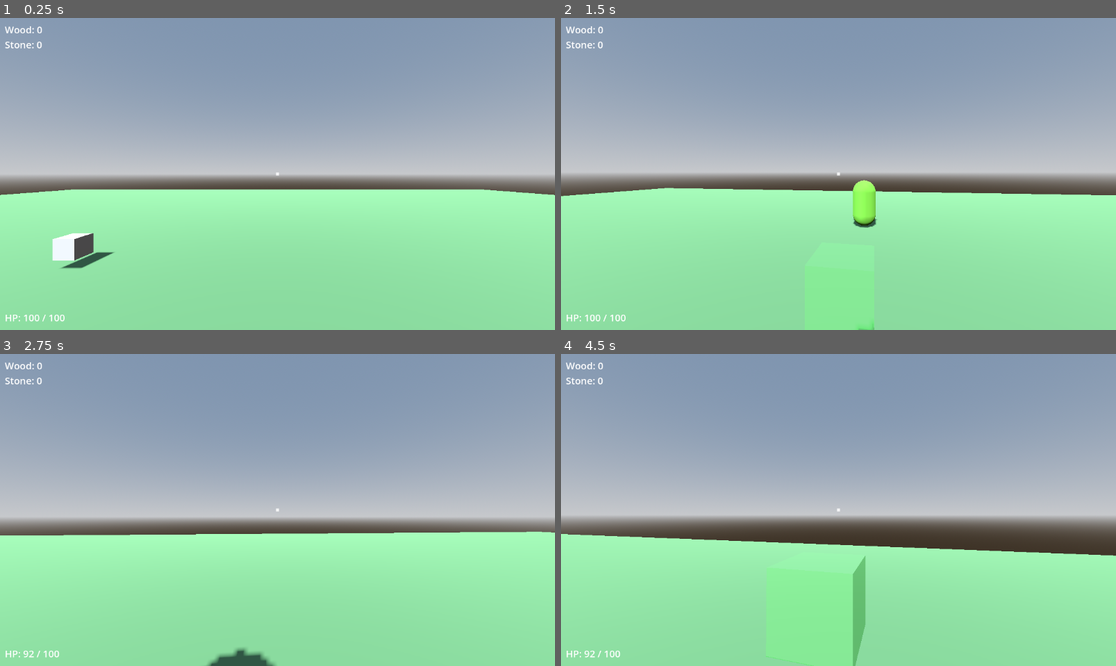
Above: before the commit, frames 1-4 (two rows, left to right).
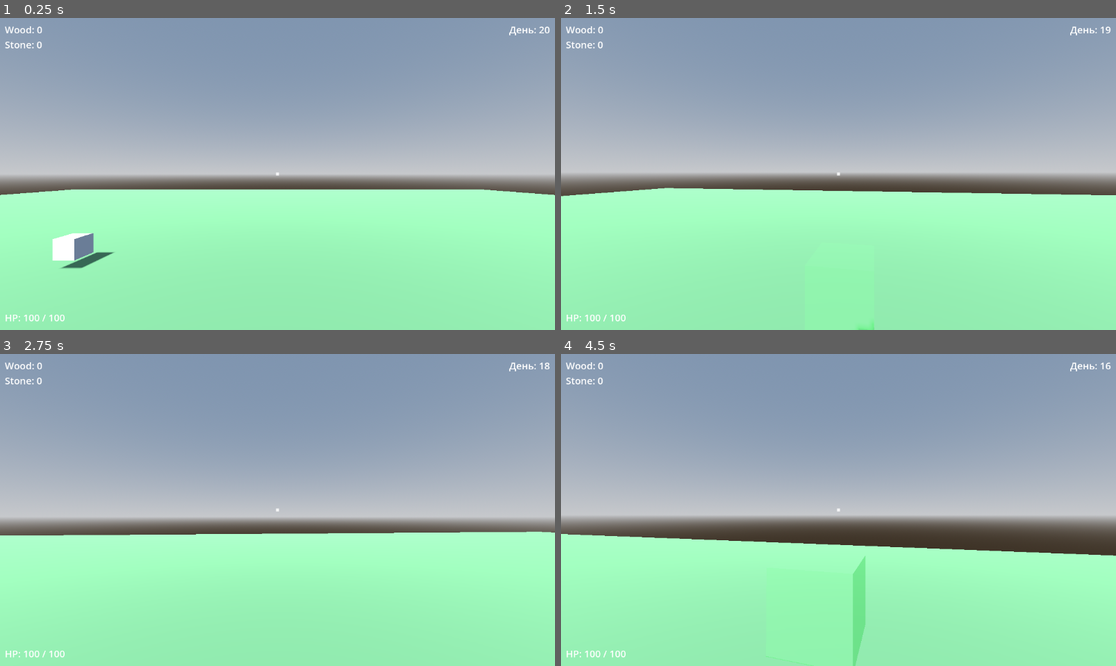
Above: after the commit, the same moments.

Repository: kem4ikkk/ubeziche
Game: Godot game, scene res://scenes/main.tscn
Same seed, same stepped clock (60 frames per second), same inputs: the game is played once before the commit and once after it.
Inputs (mouse positions are in pixels of both pictures, inside the frame that each line leads up to):
- Up to frame 1 (0.25 s): no input
- Up to frame 2 (1.5 s): tap Enter at 0.5 s; move the mouse to (866, 174) at 0.52 s; hold W from 0.53 s (still down); tap B at 0.6 s; click (866, 174) at 0.67 s; tap Space at 0.77 s; move the mouse to (810, 174) at 1.27 s; tap C at 1.35 s
- Up to frame 3 (2.75 s): keep holding W; tap Space at 1.52 s; move the mouse to (288, 503) at 2.02 s; tap B at 2.1 s
- Up to frame 4 (4.5 s): keep holding W; move the mouse to (832, 516) at 2.77 s; tap C at 2.85, 4.35 s; click (832, 516) at 2.92 s; tap Space at 3.02, 3.77 s; move the mouse to (877, 513) at 3.52 s; tap B at 3.6 s; move the mouse to (794, 506) at 4.27 s

The runs differ from the first frame. In frame 1, 0.3% of the frame differs, in the area x 13-99%, y 2-78%; in frame 2, 0.7%; in frame 3, 0.7%; in frame 4, 0.8%, in the area x 4-99%, y 2-100%.

Commit message:
Добавлен цикл день/ночь (Этап 3.6)
DayNightCycle: таймер фаз день/ночь, плавная смена освещения
(DirectionalLight3D + ambient_light_*), волна зомби стартует с
наступлением ночи. WaveManager.start_wave() теперь публичный и
вызывается извне (раньше волны запускались сами при старте сцены).
HUD показывает текущую фазу и оставшееся время.

Заодно исправлена гонка при смерти игрока: zombie.gd падал с ошибками
get_global_transform/body_test_motion из-за reload_current_scene()
посреди физического шага — теперь перезагрузка сцены отложена.

Diff:
--- a/scenes/hud.tscn
+++ b/scenes/hud.tscn
@@ -39,3 +39,16 @@
 offset_bottom = -10.0
 text = "HP: 100 / 100"
 theme_override_font_sizes/font_size = 20
+
+[node name="PhaseLabel" type="Label" parent="."]
+anchor_left = 1.0
+anchor_top = 0.0
+anchor_right = 1.0
+anchor_bottom = 0.0
+offset_left = -160.0
+offset_top = 10.0
+offset_right = -10.0
+offset_bottom = 40.0
+horizontal_alignment = 2
+text = "День: 20"
+theme_override_font_sizes/font_size = 20
--- a/scenes/main.tscn
+++ b/scenes/main.tscn
@@ -1,10 +1,11 @@
-[gd_scene load_steps=12 format=3]
+[gd_scene load_steps=13 format=3]
 
 [ext_resource type="PackedScene" path="res://scenes/player.tscn" id="1_player"]
 [ext_resource type="PackedScene" path="res://scenes/zombie.tscn" id="2_zombie"]
 [ext_resource type="PackedScene" path="res://scenes/hud.tscn" id="3_hud"]
 [ext_resource type="Script" path="res://scripts/wave_manager.gd" id="4_wave"]
 [ext_resource type="PackedScene" path="res://scenes/resource_pickup.tscn" id="5_pickup"]
+[ext_resource type="Script" path="res://scripts/day_night_cycle.gd" id="6_daynight"]
 
 [sub_resource type="ProceduralSkyMaterial" id="ProceduralSkyMaterial_1"]
 
@@ -14,7 +15,7 @@
 [sub_resource type="Environment" id="Environment_1"]
 background_mode = 2
 sky = SubResource("Sky_1")
-ambient_light_source = 3
+ambient_light_source = 2
 tonemap_mode = 2
 
 [sub_resource type="PlaneMesh" id="PlaneMesh_1"]
@@ -52,6 +53,14 @@
 script = ExtResource("4_wave")
 zombie_scene = ExtResource("2_zombie")
 
+[node name="DayNightCycle" type="Node" parent="."]
+script = ExtResource("6_daynight")
+day_duration = 20.0
+night_duration = 15.0
+directional_light_path = NodePath("../DirectionalLight3D")
+world_environment_path = NodePath("../WorldEnvironment")
+wave_manager_path = NodePath("../WaveManager")
+
 [node name="SpawnPoints" type="Node3D" parent="WaveManager"]
 
 [node name="Spawn1" type="Marker3D" parent="WaveManager/SpawnPoints"]
--- /dev/null
+++ b/scripts/day_night_cycle.gd
@@ -0,0 +1,90 @@
+extends Node
+
+## Цикл день/ночь (Этап 3.6).
+## Чередует фазы "день" и "ночь": плавно меняет освещение и запускает
+## волну зомби с наступлением ночи.
+
+signal phase_changed(is_night: bool)
+
+@export var day_duration: float = 20.0
+@export var night_duration: float = 15.0
+@export var transition_duration: float = 2.0
+
+@export var directional_light_path: NodePath
+@export var world_environment_path: NodePath
+@export var wave_manager_path: NodePath
+
+const DAY_LIGHT_ENERGY := 1.0
+const NIGHT_LIGHT_ENERGY := 0.1
+const DAY_LIGHT_COLOR := Color(1.0, 1.0, 1.0)
+const NIGHT_LIGHT_COLOR := Color(0.4, 0.45, 0.7)
+const DAY_AMBIENT_COLOR := Color(0.6, 0.7, 0.85)
+const NIGHT_AMBIENT_COLOR := Color(0.05, 0.05, 0.15)
+const DAY_AMBIENT_ENERGY := 1.0
+const NIGHT_AMBIENT_ENERGY := 0.2
+
+var is_night: bool = false
+
+var _phase_time: float = 0.0
+var _transition_t: float = 1.0  # 0..1 — прогресс перехода освещения
+
+@onready var _light: DirectionalLight3D = get_node(directional_light_path)
+@onready var _env: Environment = (get_node(world_environment_path) as WorldEnvironment).environment
+@onready var _wave_manager: Node = get_node(wave_manager_path)
+
+
+func _ready() -> void:
+	add_to_group("day_night_cycle")
+	_apply_phase(false, true)
+
+
+func _process(delta: float) -> void:
+	_phase_time += delta
+
+	if _transition_t < 1.0:
+		_transition_t = minf(_transition_t + delta / transition_duration, 1.0)
+		_update_lighting()
+
+	var duration := night_duration if is_night else day_duration
+	if _phase_time >= duration:
+		_phase_time = 0.0
+		_apply_phase(not is_night, false)
+
+
+## Сколько секунд осталось до конца текущей фазы.
+func get_phase_time_left() -> float:
+	var duration := night_duration if is_night else day_duration
+	return duration - _phase_time
+
+
+func _apply_phase(night: bool, instant: bool) -> void:
+	is_night = night
+	_transition_t = 1.0 if instant else 0.0
+	if instant:
+		_update_lighting()
+	phase_changed.emit(is_night)
+
+	if is_night:
+		print("Наступила ночь — волна зомби!")
+		if _wave_manager.has_method("start_wave"):
+			_wave_manager.start_wave()
+	else:
+		print("Наступил день")
+
+
+func _update_lighting() -> void:
+	var t := _transition_t
+	# Интерполируем от значений предыдущей фазы к значениям новой (is_night) фазы.
+	var from_light_energy := DAY_LIGHT_ENERGY if is_night else NIGHT_LIGHT_ENERGY
+	var to_light_energy := NIGHT_LIGHT_ENERGY if is_night else DAY_LIGHT_ENERGY
+	var from_light_color := DAY_LIGHT_COLOR if is_night else NIGHT_LIGHT_COLOR
+	var to_light_color := NIGHT_LIGHT_COLOR if is_night else DAY_LIGHT_COLOR
+	var from_ambient_color := DAY_AMBIENT_COLOR if is_night else NIGHT_AMBIENT_COLOR
+	var to_ambient_color := NIGHT_AMBIENT_COLOR if is_night else DAY_AMBIENT_COLOR
+	var from_ambient_energy := DAY_AMBIENT_ENERGY if is_night else NIGHT_AMBIENT_ENERGY
+	var to_ambient_energy := NIGHT_AMBIENT_ENERGY if is_night else DAY_AMBIENT_ENERGY
+
+	_light.light_energy = lerpf(from_light_energy, to_light_energy, t)
+	_light.light_color = from_light_color.lerp(to_light_color, t)
+	_env.ambient_light_color = from_ambient_color.lerp(to_ambient_color, t)
+	_env.ambient_light_energy = lerpf(from_ambient_energy, to_ambient_energy, t)
--- a/scripts/debug_capture.gd
+++ b/scripts/debug_capture.gd
@@ -32,6 +32,12 @@
 	# 1) Даём сцене инициализироваться.
 	await get_tree().create_timer(0.5).timeout
 	_dump_state("ДО действий")
+
+	# 1.5) Запускаем волну вручную (Этап 3.6: волны теперь стартуют ночью,
+	# но в коротком прогоне ждать наступления ночи не успеваем).
+	var wave_manager := get_tree().current_scene.get_node_or_null("WaveManager")
+	if wave_manager != null and wave_manager.has_method("start_wave"):
+		wave_manager.start_wave()
 
 	# 2) Имитируем стрельбу вперёд — проверяем урон и смерть врага.
 	var player := get_tree().get_first_node_in_group("player")
@@ -100,6 +106,10 @@
 		print("  player: (нет)")
 	print("  enemies: ", get_tree().get_nodes_in_group("enemy").size())
 	print("  buildings: ", get_tree().get_nodes_in_group("building").size())
+	var day_night := get_tree().get_first_node_in_group("day_night_cycle")
+	if is_instance_valid(day_night):
+		var phase: String = "ночь" if day_night.is_night else "день"
+		print("  phase: ", phase, " (осталось ", snappedf(day_night.get_phase_time_left(), 0.1), " c)")
 	# Показываем инвентарь
 	for resource_type in InventorySystem.inventory:
 		var amount = InventorySystem.inventory[resource_type]
--- a/scripts/hud.gd
+++ b/scripts/hud.gd
@@ -4,6 +4,9 @@
 
 @onready var inventory_label: Label = $InventoryLabel
 @onready var health_label: Label = $HealthLabel
+@onready var phase_label: Label = $PhaseLabel
+
+var _day_night_cycle: Node
 
 
 func _ready() -> void:
@@ -17,6 +20,17 @@
 		_on_health_changed(health.current_health, health.max_health)
 
 
+func _process(_delta: float) -> void:
+	# DayNightCycle может ещё не быть готов в момент _ready() HUD-а — ищем лениво.
+	if not is_instance_valid(_day_night_cycle):
+		_day_night_cycle = get_tree().get_first_node_in_group("day_night_cycle")
+
+	if is_instance_valid(_day_night_cycle):
+		var phase_name := "Ночь" if _day_night_cycle.is_night else "День"
+		var time_left := ceili(_day_night_cycle.get_phase_time_left())
+		phase_label.text = "%s: %d" % [phase_name, time_left]
+
+
 func _on_inventory_changed(inventory: Dictionary) -> void:
 	var text = ""
 	for resource_type in inventory:
--- a/scripts/player.gd
+++ b/scripts/player.gd
@@ -146,4 +146,7 @@
 
 func _on_died() -> void:
 	print("ИГРОК ПОГИБ — перезапуск сцены")
-	get_tree().reload_current_scene()
+	# Откладываем перезагрузку до конца кадра — иначе зомби, чей
+	# _physics_process ещё не отработал в этом кадре, обратится к уже
+	# освобождённым узлам и упадёт с ошибкой.
+	get_tree().call_deferred("reload_current_scene")
--- a/scripts/wave_manager.gd
+++ b/scripts/wave_manager.gd
@@ -1,15 +1,13 @@
 extends Node3D
 ## Менеджер волн: спавнит зомби волнами с нарастающей сложностью.
-## Волна считается зачищенной, когда все её зомби уничтожены; затем через
-## паузу начинается следующая — с бо́льшим числом врагов.
+## Волна запускается извне (см. `start_wave`) — в игре её вызывает
+## `DayNightCycle` с наступлением ночи (Этап 3.6).
 ##
 ## Точки спавна — дочерние узлы Marker3D под узлом "SpawnPoints".
 
 @export var zombie_scene: PackedScene
 @export var first_wave_count: int = 3        # зомби в 1-й волне
 @export var count_increment: int = 2         # +N зомби каждую следующую волну
-@export var initial_delay: float = 1.0       # пауза перед самой первой волной
-@export var time_between_waves: float = 4.0  # пауза между волнами
 @export var spawn_interval: float = 0.5      # пауза между появлением зомби в волне
 
 var current_wave: int = 0
@@ -19,16 +17,11 @@
 @onready var _spawn_points: Array[Node] = $SpawnPoints.get_children()
 
 
-func _ready() -> void:
-	_start_next_wave_after(initial_delay)
-
-
-func _start_next_wave_after(delay: float) -> void:
-	await get_tree().create_timer(delay).timeout
-	_start_wave()
-
-
-func _start_wave() -> void:
+## Запустить следующую волну. Если предыдущая ещё не зачищена — ничего не делает.
+func start_wave() -> void:
+	if _spawning or _zombies_alive > 0:
+		print("Волна уже идёт — пропускаем запуск новой")
+		return
 	current_wave += 1
 	var count := first_wave_count + (current_wave - 1) * count_increment
 	print("Волна ", current_wave, " — зомби: ", count)
@@ -63,5 +56,4 @@
 
 
 func _on_wave_cleared() -> void:
-	print("Волна ", current_wave, " зачищена! Следующая через ", time_between_waves, " c")
-	_start_next_wave_after(time_between_waves)
+	print("Волна ", current_wave, " зачищена! Следующая начнётся ночью")
--- a/scripts/zombie.gd
+++ b/scripts/zombie.gd
@@ -29,12 +29,17 @@
 	if _dead:
 		return
 
+	# Сцена могла перезагрузиться (смерть игрока) в этом же кадре —
+	# не трогаем физику, иначе move_and_slide() упадёт с ошибкой.
+	if not is_inside_tree():
+		return
+
 	# Гравитация — чтобы зомби «прилипал» к земле.
 	if not is_on_floor():
 		velocity.y -= gravity * delta
 
-	# Если игрок ещё не найден или погиб — стоим и пробуем найти заново.
-	if not is_instance_valid(_player):
+	# Если игрок ещё не найден, погиб или сцена перезагружается — стоим и пробуем найти заново.
+	if not is_instance_valid(_player) or not _player.is_inside_tree():
 		_player = get_tree().get_first_node_in_group("player") as Node3D
 		velocity.x = 0.0
 		velocity.z = 0.0
Not shown, changed: docs/PROGRESS.md
